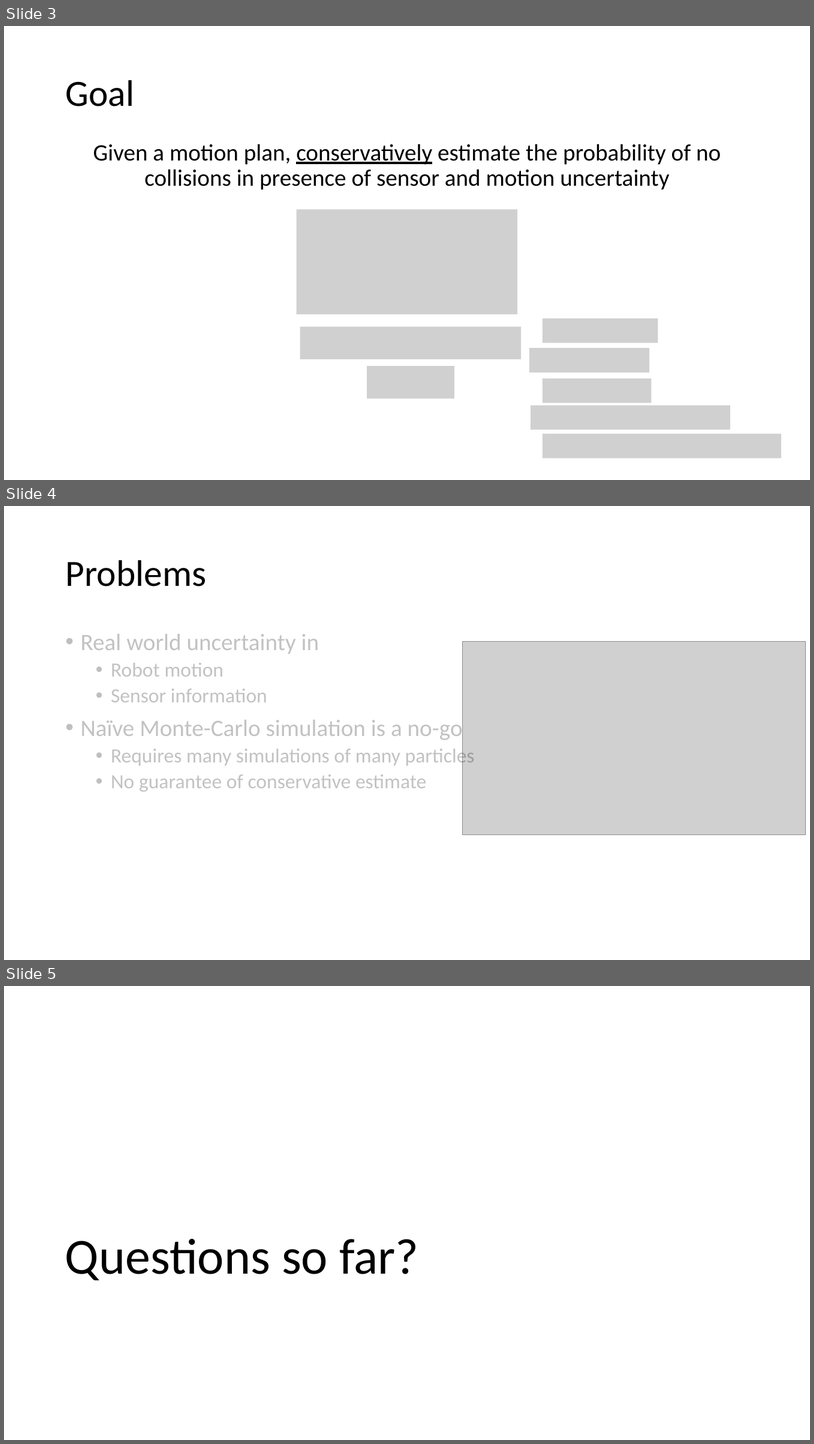
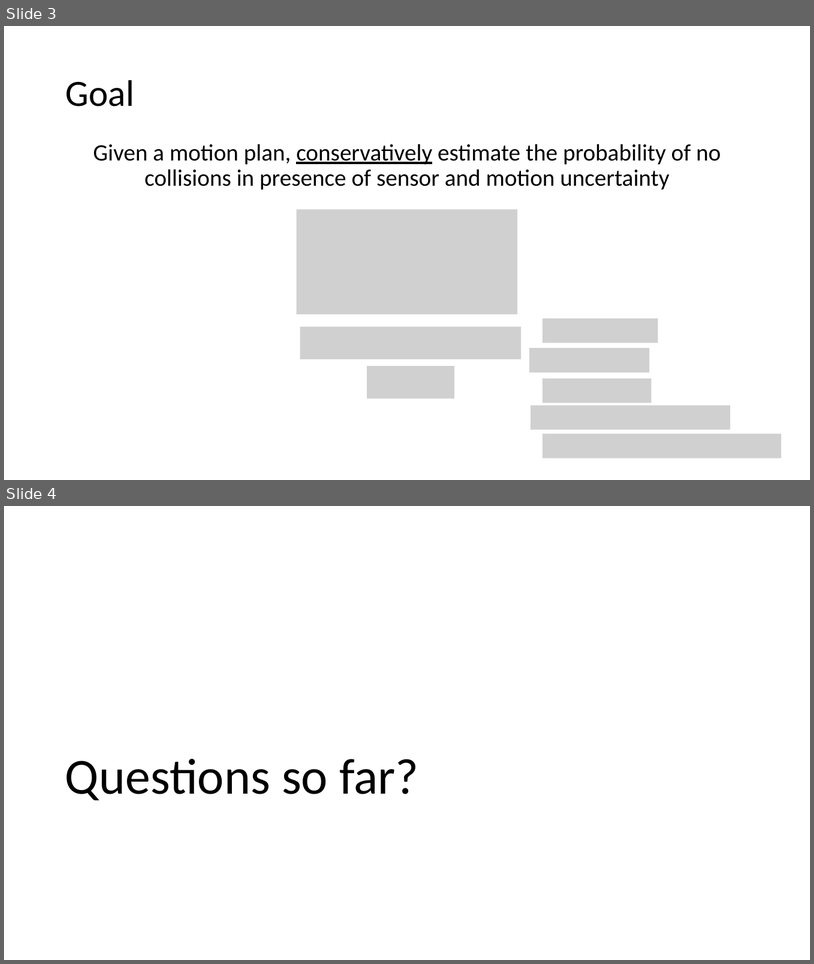
Before and after one commit to ajaayc/Probability-of-Collision-for-Safe-Planning, a slide deck: workshop_4.4.18/workshop_4.4.pptx. Shown one above the other, each under a label of ours: slides 3, 4 and 5 before the commit, slides 3 and 4 after it. The pictures are 814x1444 and 814x964 pixels, drawn with LibreOffice and Linux fonts; fonts in the diff are those of the drawing; grey boxes stand for pictures. Boxes give left, top, right and bottom in pixels: in the first picture for what was removed or moved away, otherwise in the second. Text is boxed around its words. In the diff, an @@ line names an element or a change of style, - is before the commit and + after.

```diff
--- a/workshop_4.4.18/workshop_4.4.pptx
+++ b/workshop_4.4.18/workshop_4.4.pptx
@@ slide 4 removed at (4,506,810,960), background #FFFFFF @@
@@ title removed at (65,560,206,586) @@
-Problems
@@ text removed at (81,634,475,792) @@
-• Real world uncertainty in
-  • Robot motion
-  • Sensor information
-• Naïve Monte-Carlo simulation is a no-go
-  • Requires many simulations of many particles
-  • No guarantee of conservative estimate
@@ picture removed at (462,642,806,834) @@
@@ what was slide 5 is now slide 4 @@
```
Also in this commit, not shown: 6 slides changed.
